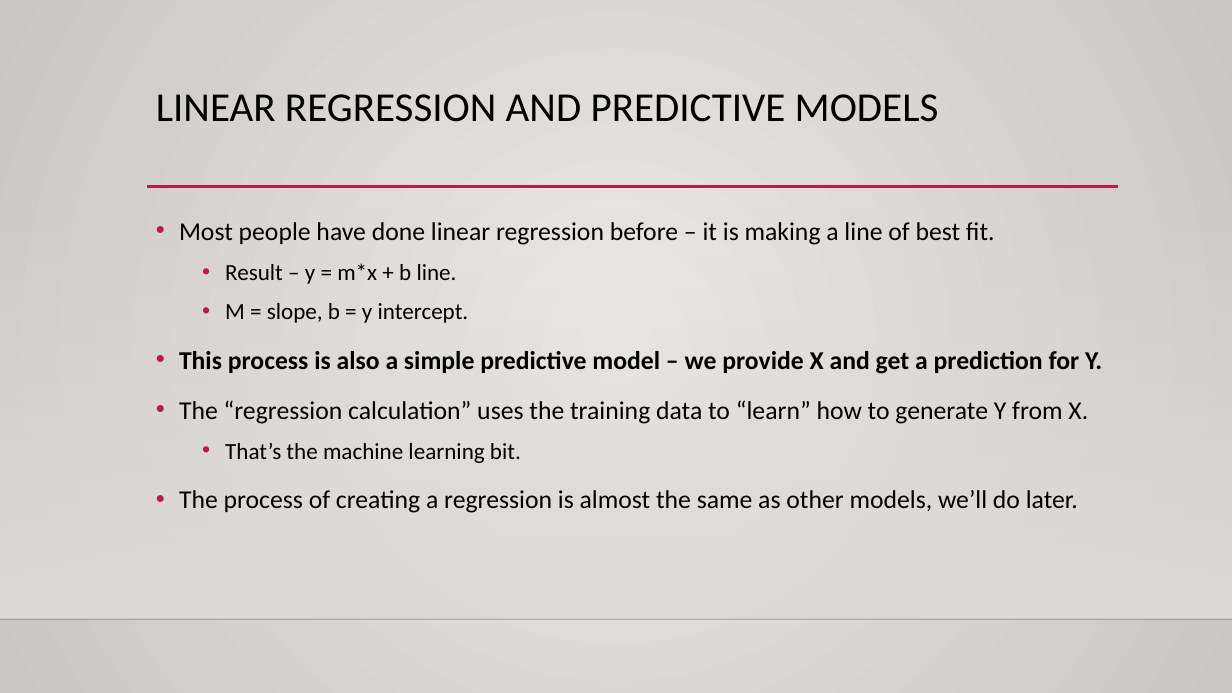
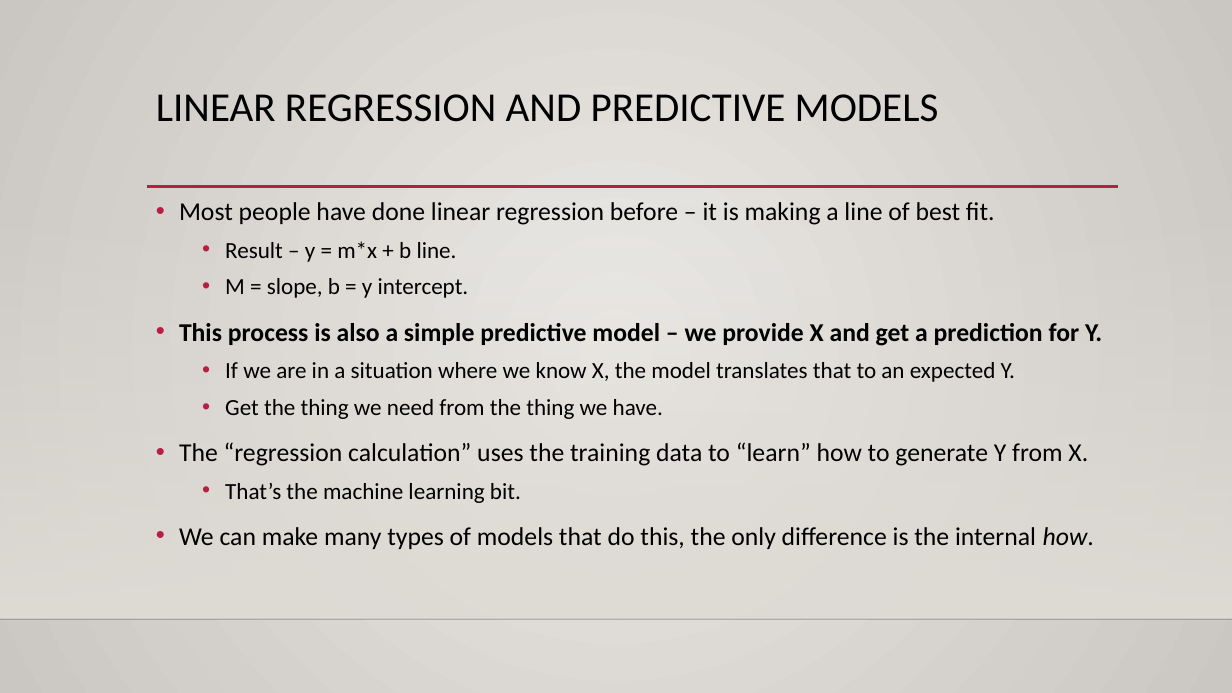
Before and after one commit to AkeemSemperDataScience/Basic_Stats_in_Python_Student_Repository, a slide deck: slide 4 of reference_material/slides/020_Linear_Least_Squares.pptx (slide 3 before the commit). Drawn at 1232x693 pixels with LibreOffice and Linux fonts; fonts in the diff are those of the drawing; background and template pictures are left out. Boxes give left, top, right and bottom in pixels: in the first picture for what was removed or moved away, otherwise in the second. Text is boxed around its words. In the diff, an @@ line names an element or a change of style, - is before the commit and + after.

```diff
--- a/reference_material/slides/020_Linear_Least_Squares.pptx
+++ b/reference_material/slides/020_Linear_Least_Squares.pptx
@@ text "Most people have done linear ...": place and size @@
-text "Most people have done linear ..." at (179,222,1102,513)
+text "Most people have done linear ..." at (179,202,1102,549)
@@ text at (179,202,1102,503): line spacing 1.2 to 1.1 @@
@@ text at (225,362,1015,419): paragraphs added @@
+  • If we are in a situation where we know X, the model translates that to an expected Y.
+  • Get the thing we need from the thing we have.
@@ text at (179,527,1094,549): text changed @@
-• The process of creating a regression is almost the same as other models, we’ll do later.
+• We can make many types of models that do this, the only difference is the internal how.
```
Also in this commit, not shown: 4 other slides changed, 2 slides added, 6 other files.
